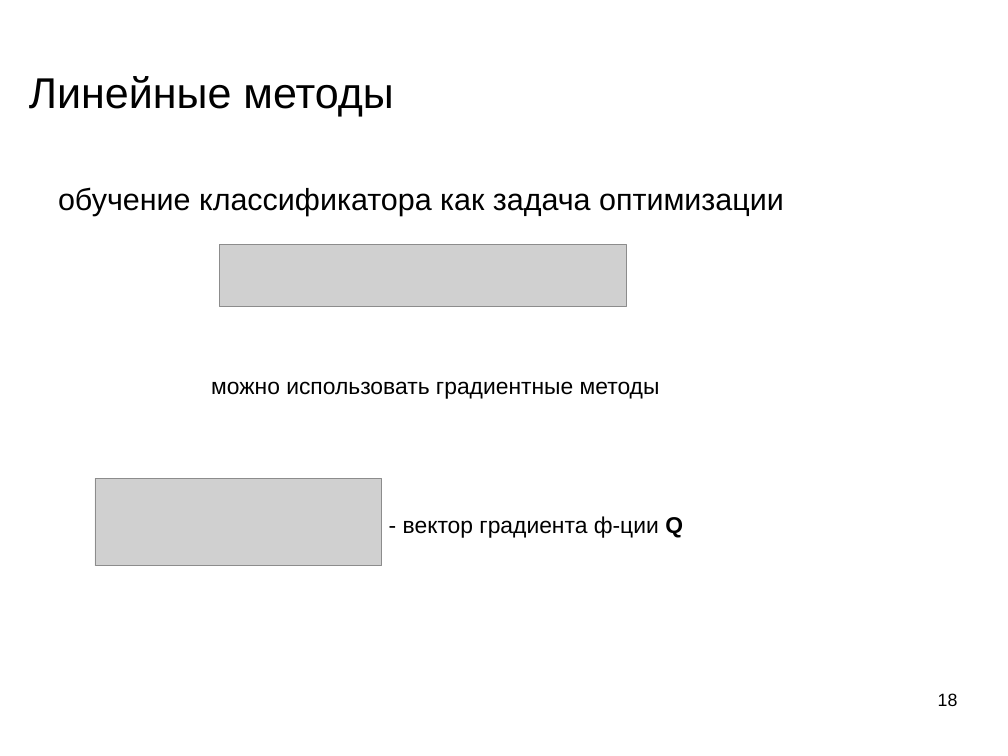
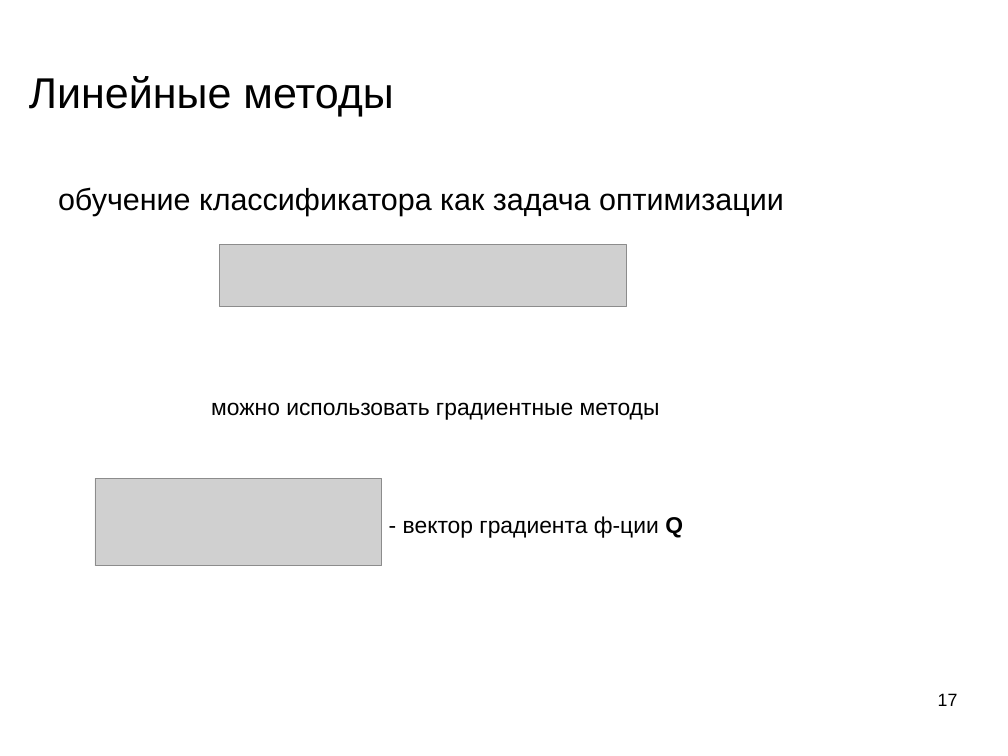
Before and after one commit to mechanoid5/ml_lectorium_legacy, a slide deck: slide 17 of 09-linear.odp (slide 18 before the commit). Drawn at 1008x756 pixels with LibreOffice and Linux fonts; fonts in the diff are those of the drawing; grey boxes stand for pictures; background and template pictures are left out. Boxes give left, top, right and bottom in pixels: in the first picture for what was removed or moved away, otherwise in the second. Text is boxed around its words. In the diff, an @@ line names an element or a change of style, - is before the commit and + after.

```diff
--- a/09-linear.odp
+++ b/09-linear.odp
@@ text "можно использовать градиентные методы": place and size @@
-text "можно использовать градиентные методы" at <box>211,381,660,399</box>
+text "можно использовать градиентные методы" at <box>211,402,660,420</box>
@@ page number at <box>938,693,958,706</box>: text changed @@
-18
+17
```
Also in this commit, not shown: 6 other slides changed, 1 slide added, 2 other files.
